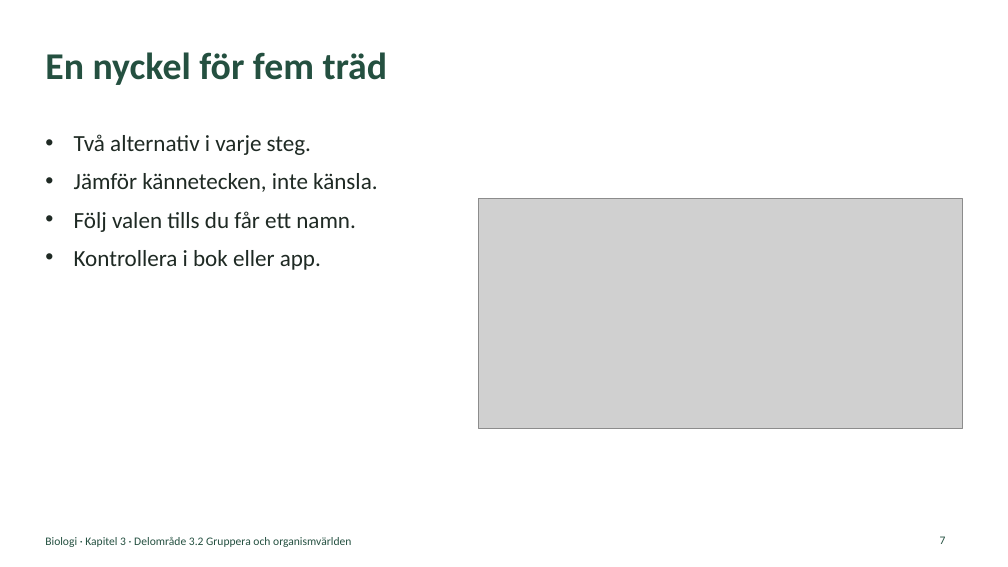
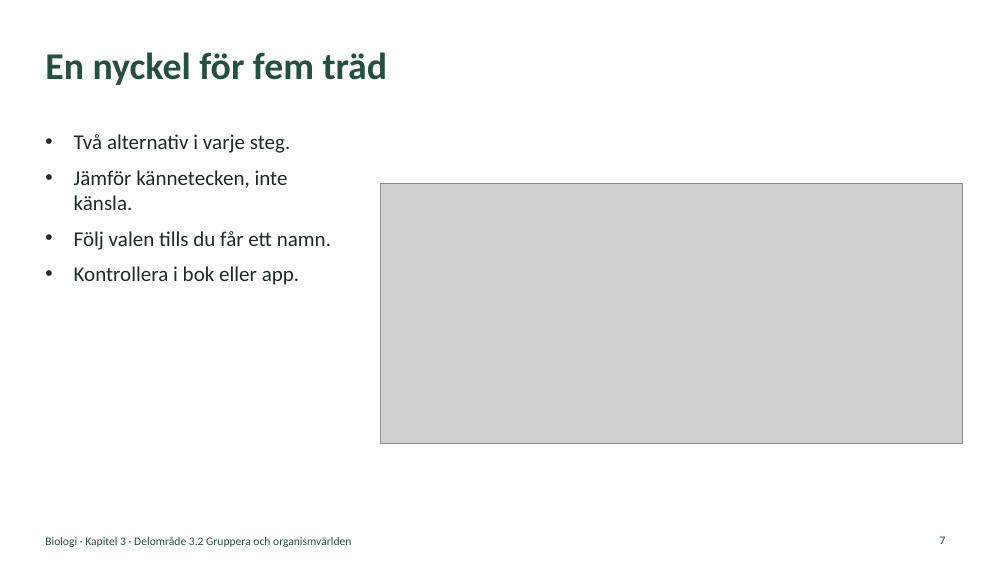
Before and after one commit to sweviktor95/pluggis, a slide deck: slide 7 of planering/biologi-omrade3/biologi-3-2-gruppera-och-organismvarlden.pptx. Drawn at 1008x567 pixels with LibreOffice and Linux fonts; fonts in the diff are those of the drawing; grey boxes stand for pictures. Boxes give left, top, right and bottom in pixels: in the first picture for what was removed or moved away, otherwise in the second. Text is boxed around its words. In the diff, an @@ line names an element or a change of style, - is before the commit and + after.

```diff
--- a/planering/biologi-omrade3/biologi-3-2-gruppera-och-organismvarlden.pptx
+++ b/planering/biologi-omrade3/biologi-3-2-gruppera-och-organismvarlden.pptx
@@ text "Två alternativ i varje steg." at [74,134,331,285]: size 22 to 20 pt @@
@@ picture: place and size @@
-picture at [479,199,963,429]
+picture at [380,184,963,444]
```
Also in this commit, not shown: 2 other slides changed, 32 other files.
